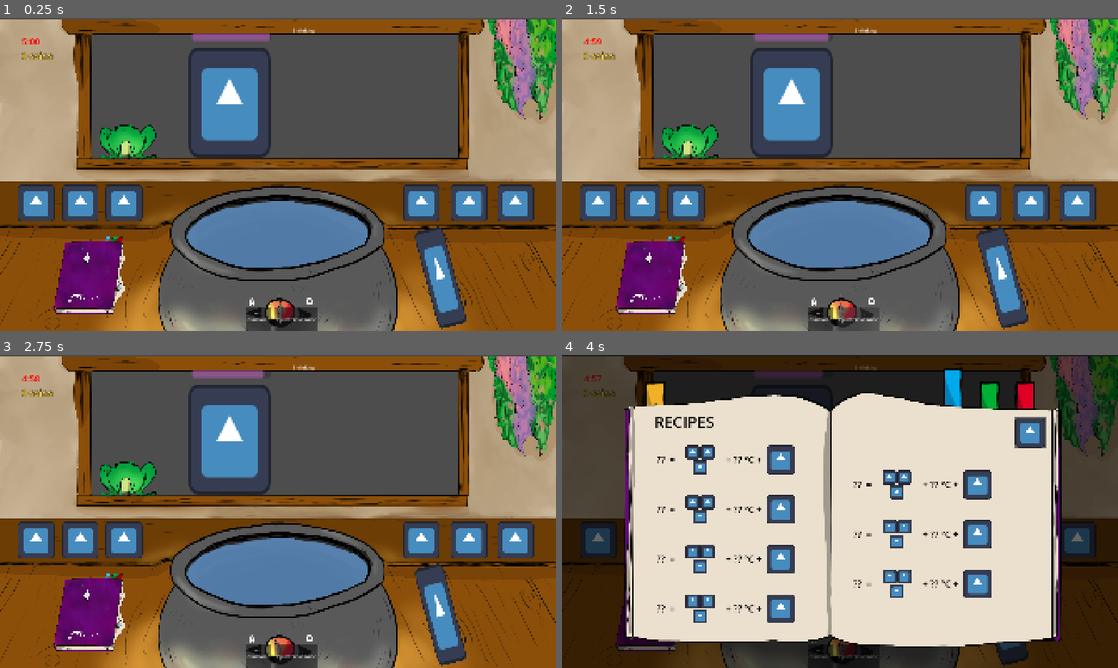
Above: before the commit, frames 1-4 (two rows, left to right).
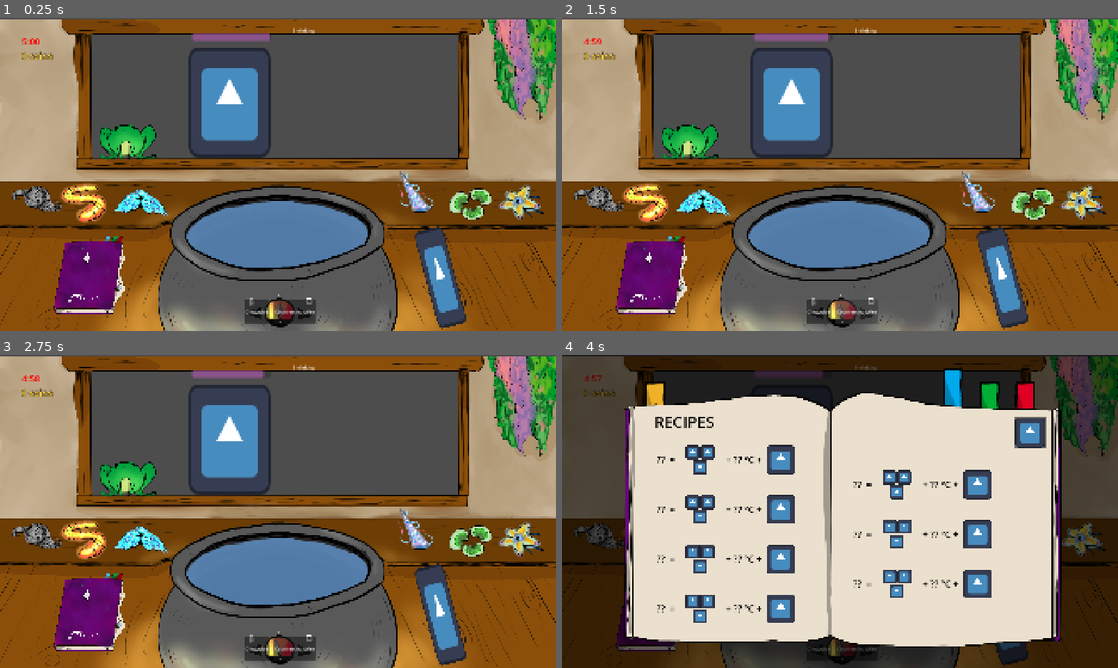
Above: after the commit, the same moments.

Repository: Eko199/Sugaming-Game-Jam-2026
Game: Godot game, scene res://main.tscn
Same seed, same stepped clock (60 frames per second), same inputs: the game is played once before the commit and once after it. The engine's default icon, where the game draws it, is replaced by a stand-in: a white triangle on a blue panel in a dark square.
Inputs (mouse positions are in pixels of both pictures, inside the frame that each line leads up to):
- Up to frame 1 (0.25 s): no input
- Up to frame 2 (1.5 s): click "Clockwise" at 0.5 s; click "Counterclockwise" at 1.25 s
- Up to frame 3 (2.75 s): click (255, 649) at 2 s
- Up to frame 4 (4 s): click (867, 652) at 2.75 s; click (650, 611) at 3.5 s

The runs differ from the first frame. In frame 1, 6.1% of the frame differs, in the area x 2-98%, y 48-100%; in frame 2, 5.9%; in frame 3, 6.1%; in frame 4, 1.6%.

Commit message:
Item sprites

Diff:
--- a/globals/constants.gd
+++ b/globals/constants.gd
@@ -21,12 +21,12 @@
 # General information
 ## TODO: Add actual sprites
 const INGRIDIENT_TEXTURE: PackedStringArray = [
-	'res://icon.svg',
-	'res://icon.svg',
-	'res://icon.svg',
-	'res://icon.svg',
-	'res://icon.svg',
-	'res://icon.svg',
+	'res://textures/gnome_hair.png',
+	'res://textures/fireworm.png',
+	'res://textures/frosty_mint.png',
+	'res://textures/unicorn_tears.png',
+	'res://textures/expanding_beans.png',
+	'res://textures/star_flower.png',
 ]
 
 const DESCRIPTIONS: PackedStringArray = [
@@ -39,10 +39,10 @@
 ]
 
 const INGREDIENT_COLOR: PackedColorArray = [
-	Color(0.72, 0.42, 0.18),
-	Color(0.95, 0.22, 0.08),
-	Color(0.45, 0.95, 0.80),
-	Color(0.92, 0.55, 0.95),
+	Color(0.47, 0.454, 0.442, 1.0),
+	Color(0.95, 0.498, 0.076, 1.0),
+	Color(0.4, 0.85, 0.715, 1.0),
+	Color(0.578, 0.551, 0.95, 1.0),
 	Color(0.40, 0.78, 0.15),
 	Color(1.00, 0.82, 0.15),
 ]
--- a/main.tscn
+++ b/main.tscn
@@ -8,8 +8,14 @@
 [ext_resource type="PackedScene" uid="uid://b4a1c2d50cjdd" path="res://potion_making/cauldron.tscn" id="3_lquwl"]
 [ext_resource type="PackedScene" uid="uid://bf47lyj853ja" path="res://ui/almanac_control.tscn" id="4_4c57u"]
 [ext_resource type="PackedScene" uid="uid://ddyr3a0jetguo" path="res://potion_making/customer.tscn" id="6_7mycd"]
+[ext_resource type="Texture2D" uid="uid://cryb0mo88h5oc" path="res://textures/gnome_hair.png" id="7_2cqfq"]
 [ext_resource type="PackedScene" uid="uid://d33d5rnlivlhp" path="res://potion_making/spoon.tscn" id="7_272bh"]
 [ext_resource type="Texture2D" uid="uid://dxo2xb5fkkraa" path="res://textures/almanach.png" id="8_kek77"]
+[ext_resource type="Texture2D" uid="uid://ydmnt67wtj55" path="res://textures/fireworm.png" id="8_yaehf"]
+[ext_resource type="Texture2D" uid="uid://ng1l3tj37mb3" path="res://textures/frosty_mint.png" id="9_074og"]
+[ext_resource type="Texture2D" uid="uid://ct0th50y6133g" path="res://textures/unicorn_tears.png" id="10_cegan"]
+[ext_resource type="Texture2D" uid="uid://kje8aykg3aw8" path="res://textures/expanding_beans.png" id="11_82xsv"]
+[ext_resource type="Texture2D" uid="uid://dsfj8yk3r7us2" path="res://textures/star_flower.png" id="12_getpj"]
 
 [sub_resource type="LabelSettings" id="LabelSettings_0xm2m"]
 font_size = 32
@@ -83,51 +89,57 @@
 [node name="Shelf" type="Node2D" parent="." unique_id=25351675]
 
 [node name="Ing1" parent="Shelf" unique_id=980166366 instance=ExtResource("2_1bvp3")]
-offset_left = 61.0
-offset_top = 575.0
-offset_right = 189.0
-offset_bottom = 703.0
+offset_left = 21.0
+offset_top = 533.0
+offset_right = 217.0
+offset_bottom = 729.0
+texture = ExtResource("7_2cqfq")
 
 [node name="Ing2" parent="Shelf" unique_id=83227316 instance=ExtResource("2_1bvp3")]
-offset_left = 214.0
-offset_top = 575.0
-offset_right = 342.0
-offset_bottom = 703.0
+offset_left = 189.0
+offset_top = 544.0
+offset_right = 385.0
+offset_bottom = 740.0
+texture = ExtResource("8_yaehf")
 type = 1
 
 [node name="Ing3" parent="Shelf" unique_id=608215484 instance=ExtResource("2_1bvp3")]
-offset_left = 364.0
-offset_top = 575.0
-offset_right = 492.0
-offset_bottom = 703.0
+offset_left = 375.0
+offset_top = 546.0
+offset_right = 599.0
+offset_bottom = 742.0
+texture = ExtResource("9_074og")
 type = 2
 
 [node name="Ing4" parent="Shelf" unique_id=139729822 instance=ExtResource("2_1bvp3")]
-offset_left = 1391.0
-offset_top = 575.0
-offset_right = 1519.0
-offset_bottom = 703.0
+offset_left = 1326.0
+offset_top = 508.0
+offset_right = 1550.0
+offset_bottom = 704.0
+texture = ExtResource("10_cegan")
 type = 3
 
 [node name="Ing5" parent="Shelf" unique_id=1162163949 instance=ExtResource("2_1bvp3")]
-offset_left = 1556.0
-offset_top = 575.0
-offset_right = 1684.0
-offset_bottom = 703.0
+offset_left = 1512.0
+offset_top = 550.0
+offset_right = 1736.0
+offset_bottom = 746.0
+texture = ExtResource("11_82xsv")
 type = 4
 
 [node name="Ing6" parent="Shelf" unique_id=596765486 instance=ExtResource("2_1bvp3")]
-offset_left = 1716.0
-offset_top = 575.0
-offset_right = 1844.0
-offset_bottom = 703.0
+offset_left = 1693.0
+offset_top = 554.0
+offset_right = 1917.0
+offset_bottom = 750.0
+texture = ExtResource("12_getpj")
 type = 5
 
-[node name="Cauldron" parent="." unique_id=1067954735 instance=ExtResource("3_lquwl")]
-offset_left = 590.0
-offset_top = 631.0
-offset_right = 1342.0
-offset_bottom = 920.0
+[node name="Cauldron" parent="." unique_id=400390485 instance=ExtResource("3_lquwl")]
+offset_left = 649.0
+offset_top = 635.0
+offset_right = 1280.0
+offset_bottom = 848.0
 
 [node name="Customer" parent="." unique_id=637699539 instance=ExtResource("6_7mycd")]
 offset_left = 650.0
--- a/potion_making/cauldron.gd
+++ b/potion_making/cauldron.gd
@@ -1,9 +1,9 @@
 extends Control
 
-@onready var water_mask: TextureRect = $WaterMask
+@onready var water_mask: TextureRect = $Control/WaterMask
 @onready var water: TextureRect = %Water
-@onready var front: TextureRect = $Cauldron
-@onready var dial: TextureRect = $Dial
+@onready var front: TextureRect = $Control/Cauldron
+@onready var dial: TextureRect = $Control/Dial
 
 var current_items: Array[Ingredient.TYPE] = []
 var current_temp: float = 50.0
--- a/potion_making/cauldron.tscn
+++ b/potion_making/cauldron.tscn
@@ -23,31 +23,47 @@
 events = [SubResource("InputEventKey_jokxh")]
 
 [node name="Cauldron" type="Control" unique_id=400390485 groups=["cauldron"]]
+z_index = 2
 layout_mode = 3
 anchors_preset = 0
-offset_left = -381.0
-offset_top = -176.0
-offset_right = 382.0
-offset_bottom = 166.0
+offset_left = -315.0
+offset_top = -244.0
+offset_right = 316.0
+offset_bottom = -31.0
 script = ExtResource("1_6bp5d")
 
-[node name="WaterMask" type="TextureRect" parent="." unique_id=1457116373]
+[node name="Control" type="Control" parent="." unique_id=279629869]
+layout_mode = 1
+anchors_preset = 8
+anchor_left = 0.5
+anchor_top = 0.5
+anchor_right = 0.5
+anchor_bottom = 0.5
+offset_left = -20.0
+offset_top = 14.0
+offset_right = 20.0
+offset_bottom = 54.0
+grow_horizontal = 2
+grow_vertical = 2
+mouse_filter = 1
+
+[node name="WaterMask" type="TextureRect" parent="Control" unique_id=1457116373]
 clip_children = 1
 z_index = 1
 layout_mode = 1
 anchors_preset = 15
 anchor_right = 1.0
 anchor_bottom = 1.0
-offset_left = -66.5
-offset_top = -135.0
-offset_right = 66.5
-offset_bottom = 135.0
+offset_left = -428.0
+offset_top = -286.0
+offset_right = 428.0
+offset_bottom = 286.0
 grow_horizontal = 2
 grow_vertical = 2
 mouse_filter = 2
 texture = ExtResource("2_r6ss7")
 
-[node name="Water" type="TextureRect" parent="WaterMask" unique_id=756609593]
+[node name="Water" type="TextureRect" parent="Control/WaterMask" unique_id=756609593]
 unique_name_in_owner = true
 layout_mode = 1
 anchors_preset = 15
@@ -58,21 +74,21 @@
 mouse_filter = 2
 texture = ExtResource("2_s5f67")
 
-[node name="Cauldron" type="TextureRect" parent="." unique_id=2134596718]
+[node name="Cauldron" type="TextureRect" parent="Control" unique_id=2134596718]
 z_index = 3
 layout_mode = 1
 anchors_preset = 15
 anchor_right = 1.0
 anchor_bottom = 1.0
-offset_left = -66.5
-offset_top = -135.0
-offset_right = 66.5
-offset_bottom = 135.0
+offset_left = -428.0
+offset_top = -286.0
+offset_right = 428.0
+offset_bottom = 286.0
 grow_horizontal = 2
 grow_vertical = 2
 texture = ExtResource("2_jokxh")
 
-[node name="Dial" type="TextureRect" parent="." unique_id=680366212]
+[node name="Dial" type="TextureRect" parent="Control" unique_id=680366212]
 z_index = 3
 layout_mode = 1
 anchors_preset = 8
@@ -90,28 +106,28 @@
 pivot_offset_ratio = Vector2(0.5, 0.9)
 texture = ExtResource("4_bn7tg")
 
-[node name="StirButtons" type="HBoxContainer" parent="." unique_id=2003139960]
+[node name="StirButtons" type="HBoxContainer" parent="Control" unique_id=2003139960]
 z_index = 3
 layout_mode = 0
-offset_left = 196.0
-offset_top = 367.0
-offset_right = 570.0
-offset_bottom = 450.0
+offset_left = -165.5
+offset_top = 216.0
+offset_right = 208.5
+offset_bottom = 299.0
 theme_override_constants/separation = 16
 alignment = 1
 metadata/_edit_group_ = true
 
-[node name="Left" type="Button" parent="StirButtons" unique_id=1795247537]
+[node name="Left" type="Button" parent="Control/StirButtons" unique_id=1795247537]
 layout_mode = 2
 shortcut = SubResource("Shortcut_s5f67")
 text = "Clockwise"
 
-[node name="Right" type="Button" parent="StirButtons" unique_id=254810291]
+[node name="Right" type="Button" parent="Control/StirButtons" unique_id=254810291]
 layout_mode = 2
 shortcut = SubResource("Shortcut_r6ss7")
 text = "Counterclockwise"
 
-[node name="DialLeft" type="Button" parent="." unique_id=1123118483]
+[node name="DialLeft" type="Button" parent="Control" unique_id=1123118483]
 layout_mode = 1
 anchors_preset = 8
 anchor_left = 0.5
@@ -126,7 +142,7 @@
 grow_vertical = 2
 flat = true
 
-[node name="DialRight" type="Button" parent="." unique_id=2000768040]
+[node name="DialRight" type="Button" parent="Control" unique_id=2000768040]
 layout_mode = 1
 anchors_preset = 8
 anchor_left = 0.5
@@ -141,7 +157,7 @@
 grow_vertical = 2
 flat = true
 
-[connection signal="pressed" from="StirButtons/Left" to="." method="_on_stir_left_button_up"]
-[connection signal="pressed" from="StirButtons/Right" to="." method="_on_stir_right_button_up"]
-[connection signal="button_up" from="DialLeft" to="." method="_on_dial_left_button_up"]
-[connection signal="button_up" from="DialRight" to="." method="_on_dial_right_button_up"]
+[connection signal="pressed" from="Control/StirButtons/Left" to="." method="_on_stir_left_button_up"]
+[connection signal="pressed" from="Control/StirButtons/Right" to="." method="_on_stir_right_button_up"]
+[connection signal="button_up" from="Control/DialLeft" to="." method="_on_dial_left_button_up"]
+[connection signal="button_up" from="Control/DialRight" to="." method="_on_dial_right_button_up"]
--- a/potion_making/drag_preview.gd
+++ b/potion_making/drag_preview.gd
@@ -12,8 +12,6 @@
 func _process(_delta: float) -> void:
 	if not is_instance_valid(cauldron):
 		_find_cauldron()
-	# Over the opening the item sits in the cauldron: above the water, behind the front wall,
-	# so its lower part disappears behind the rim. Anywhere else it is drawn on top.
-	var in_cauldron: bool = is_instance_valid(cauldron) \
-		and cauldron.is_over_cauldron_opening(get_global_mouse_position())
-	z_index = Cons.Z_IN_CAULDRON if in_cauldron else Cons.Z_HELD
+		if not is_instance_valid(cauldron): return
+	var in_cauldron: bool = cauldron.is_over_cauldron_opening(get_global_mouse_position())
+	z_index = cauldron.z_index + (Cons.Z_IN_CAULDRON if in_cauldron else Cons.Z_HELD)
--- a/potion_making/ingredient.gd
+++ b/potion_making/ingredient.gd
@@ -17,6 +17,7 @@
 
 func _ready() -> void:
 	texture = load(Cons.INGRIDIENT_TEXTURE[type])
+	outline.texture = texture
 	saved_texture = texture
 	Event.potion_served.connect(_return_to_shelf)
 	Event.cauldron_emptied.connect(_return_to_shelf)
--- a/potion_making/ingredient.tscn
+++ b/potion_making/ingredient.tscn
@@ -9,11 +9,13 @@
 shader_parameter/target_color = Color(0.8, 0.6, 0.4, 1)
 
 [node name="Ingridient" type="TextureRect" unique_id=83227316 groups=["ingredient"]]
-z_index = 1
-offset_right = 128.0
-offset_bottom = 128.0
+custom_minimum_size = Vector2(196, 196)
+offset_right = 224.0
+offset_bottom = 224.0
 pivot_offset_ratio = Vector2(0.5, 0.5)
 texture = ExtResource("1_x67pw")
+expand_mode = 3
+stretch_mode = 5
 script = ExtResource("2_c1ve6")
 
 [node name="Outline" type="TextureRect" parent="." unique_id=2079944666]
@@ -24,13 +26,15 @@
 anchors_preset = 15
 anchor_right = 1.0
 anchor_bottom = 1.0
-offset_left = -3.0
-offset_top = -3.0
-offset_right = 3.0
-offset_bottom = 3.0
+offset_left = -10.0
+offset_top = -11.0
+offset_right = 10.0
+offset_bottom = 11.0
 grow_horizontal = 2
 grow_vertical = 2
 texture = ExtResource("1_x67pw")
+expand_mode = 3
+stretch_mode = 5
 
 [connection signal="mouse_entered" from="." to="." method="_on_mouse_entered"]
 [connection signal="mouse_exited" from="." to="." method="_on_mouse_exited"]
--- a/potion_making/spoon.tscn
+++ b/potion_making/spoon.tscn
@@ -9,7 +9,6 @@
 shader_parameter/target_color = Color(1, 1, 1, 1)
 
 [node name="Spoon" type="TextureRect" unique_id=863515842]
-z_index = 1
 offset_right = 102.0
 offset_bottom = 345.0
 pivot_offset_ratio = Vector2(0.5, 0.5)
Binary file added: textures/expanding_beans.png
Not shown, added: textures/expanding_beans.png.import
Binary file added: textures/fireworm.png
Not shown, added: textures/fireworm.png.import
Binary file added: textures/frosty_mint.png
Not shown, added: textures/frosty_mint.png.import
Binary file added: textures/gnome_hair.png
Not shown, added: textures/gnome_hair.png.import
Binary file added: textures/star_flower.png
Not shown, added: textures/star_flower.png.import
Binary file added: textures/unicorn_tears.png
Not shown, added: textures/unicorn_tears.png.import
